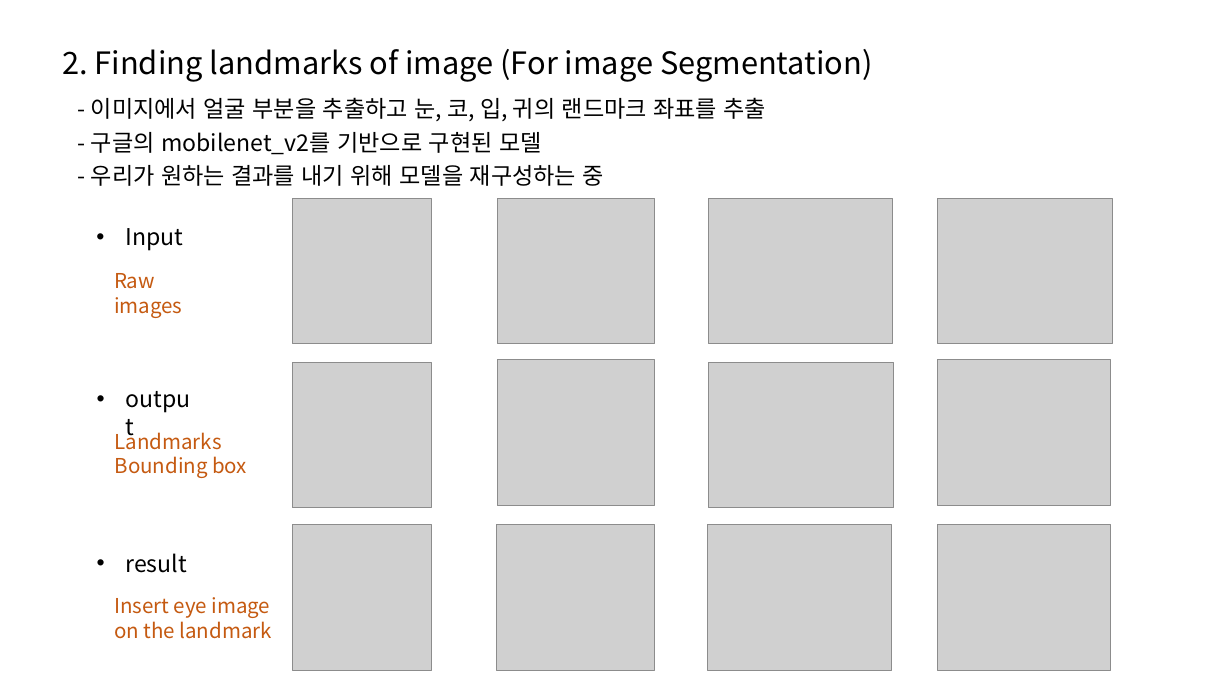
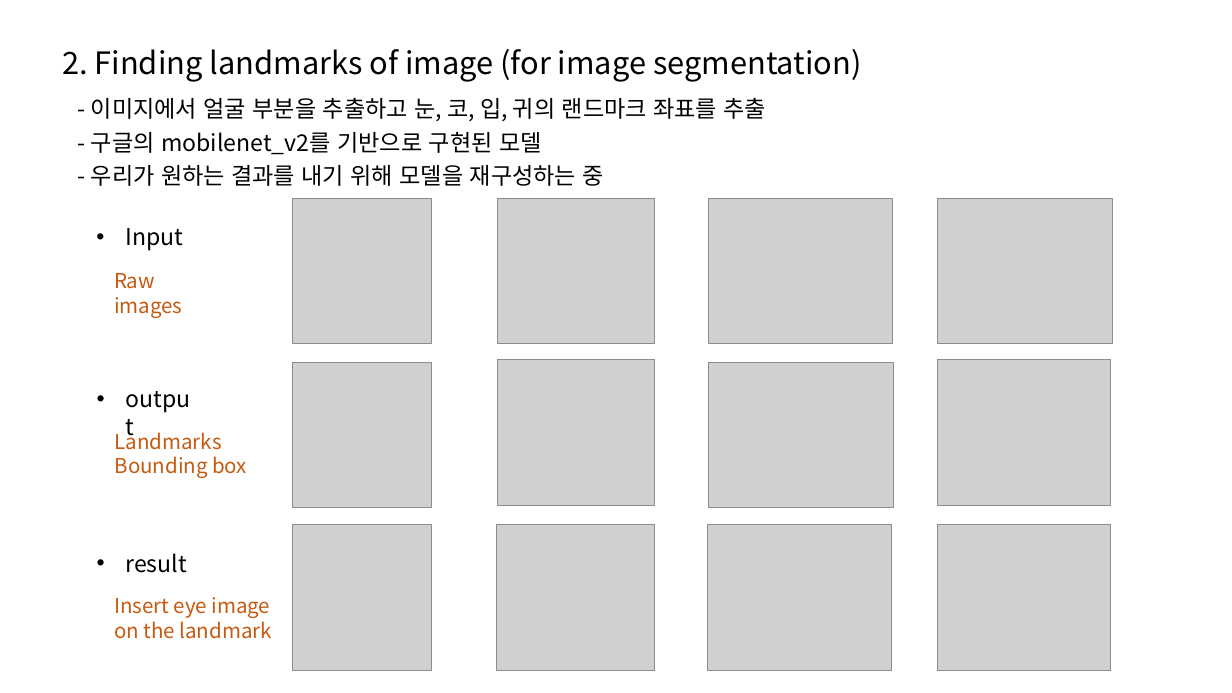
Before and after one commit to Blockhead4/Python-Project, a slide deck: slide 3 of Cat_Project_Jwp_190809.pptx. Drawn at 1232x693 pixels with LibreOffice and Linux fonts; fonts in the diff are those of the drawing; grey boxes stand for pictures. Boxes give left, top, right and bottom in pixels: in the first picture for what was removed or moved away, otherwise in the second. Text is boxed around its words. In the diff, an @@ line names an element or a change of style, - is before the commit and + after.

```diff
--- a/Cat_Project_Jwp_190809.pptx
+++ b/Cat_Project_Jwp_190809.pptx
@@ text at [62, 49, 862, 82]: text changed @@
-2. Finding landmarks of image (For image Segmentation)
+2. Finding landmarks of image (for image segmentation)
```
Also in this commit, not shown: 1 slide added, 26 other files.
